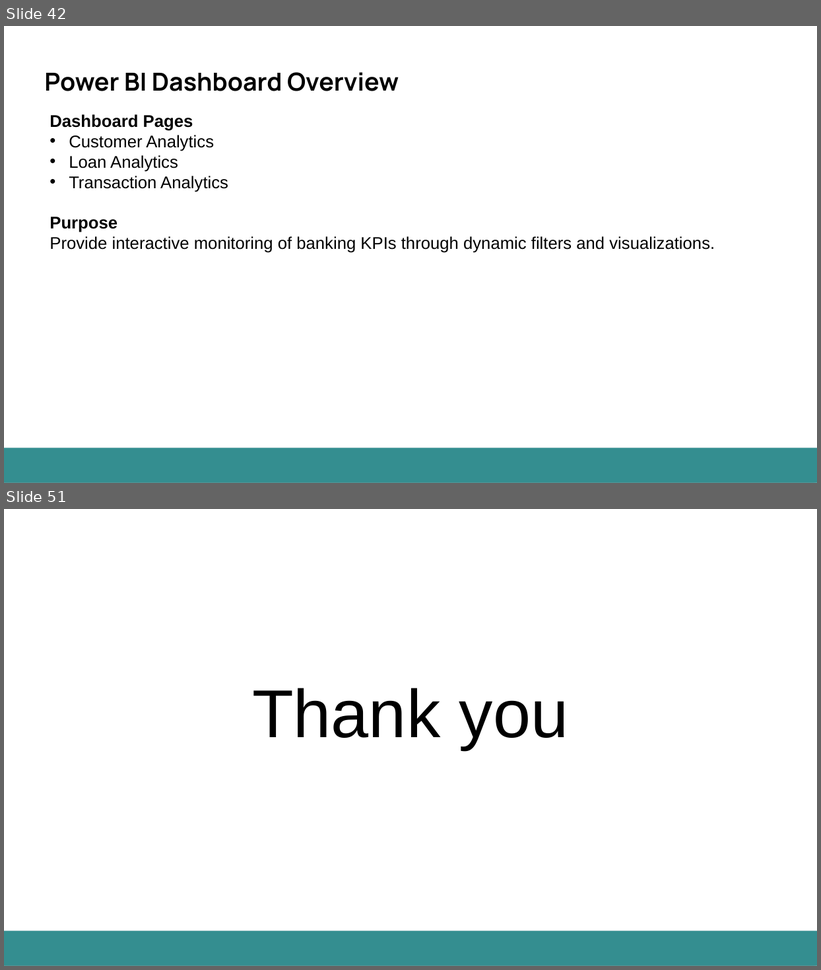
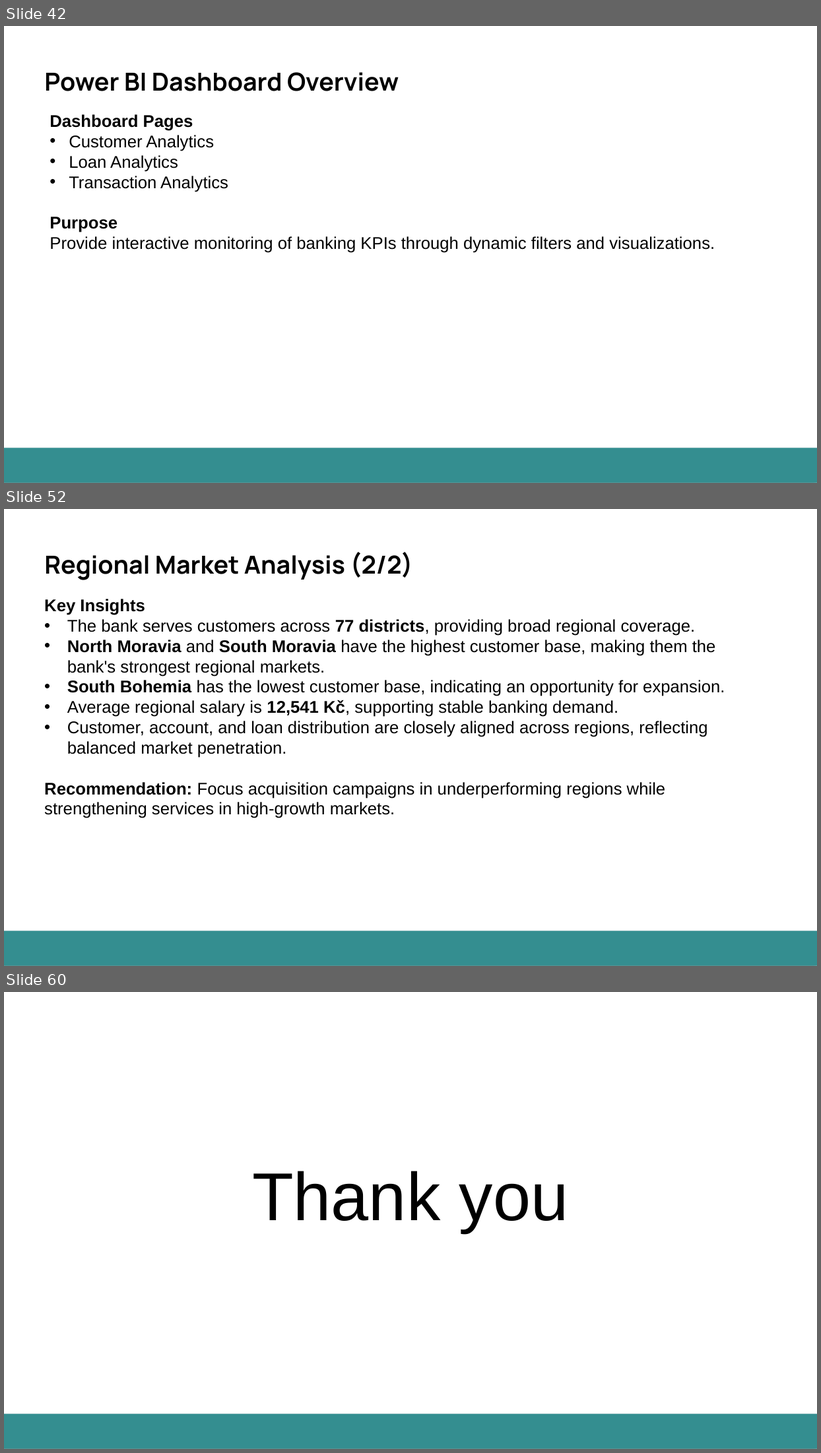
Before and after one commit to itsaakashanalytics-ship-it/CZ-Bank-DATA-Analysis-Project, a slide deck: PRP PROJECT 1 - FINAL PPT.pptx. Shown one above the other, each under a label of ours: slides 42 and 51 before the commit, slides 42, 52 and 60 after it; the slides between them are not shown. The pictures are 821x970 and 821x1453 pixels, drawn with LibreOffice and Linux fonts; fonts in the diff are those of the drawing. Boxes give left, top, right and bottom in pixels: in the first picture for what was removed or moved away, otherwise in the second. Text is boxed around its words. In the diff, an @@ line names an element or a change of style, - is before the commit and + after.

```diff
--- a/PRP PROJECT 1 - FINAL PPT.pptx
+++ b/PRP PROJECT 1 - FINAL PPT.pptx
@@ slide 52 added at (4,509,817,966), background #FFFFFF; not listed: 1 template element that a slide beside it also shows @@
@@ text added at (44,552,413,580), 29.3 pt, text #000000, bold @@
+Regional Market Analysis (2/2)
@@ text added at (44,599,725,819), 20 pt, text #000000 @@
+Key Insights
+• The bank serves customers across 77 districts, providing broad regional coverage.
+• North Moravia and South Moravia have the highest customer base, making them the bank's strongest regional markets.
+• South Bohemia has the lowest customer base, indicating an opportunity for expansion.
+• Average regional salary is 12,541 Kč, supporting stable banking demand.
+• Customer, account, and loan distribution are closely aligned across regions, reflecting balanced market penetration.
+Recommendation: Focus acquisition campaigns in underperforming regions while strengthening services in high-growth markets.
@@ what was slide 51 is now slide 60 @@
```
Also in this commit, not shown: 26 slides changed, 9 other slides added, 1 slide removed, 2 other files.
